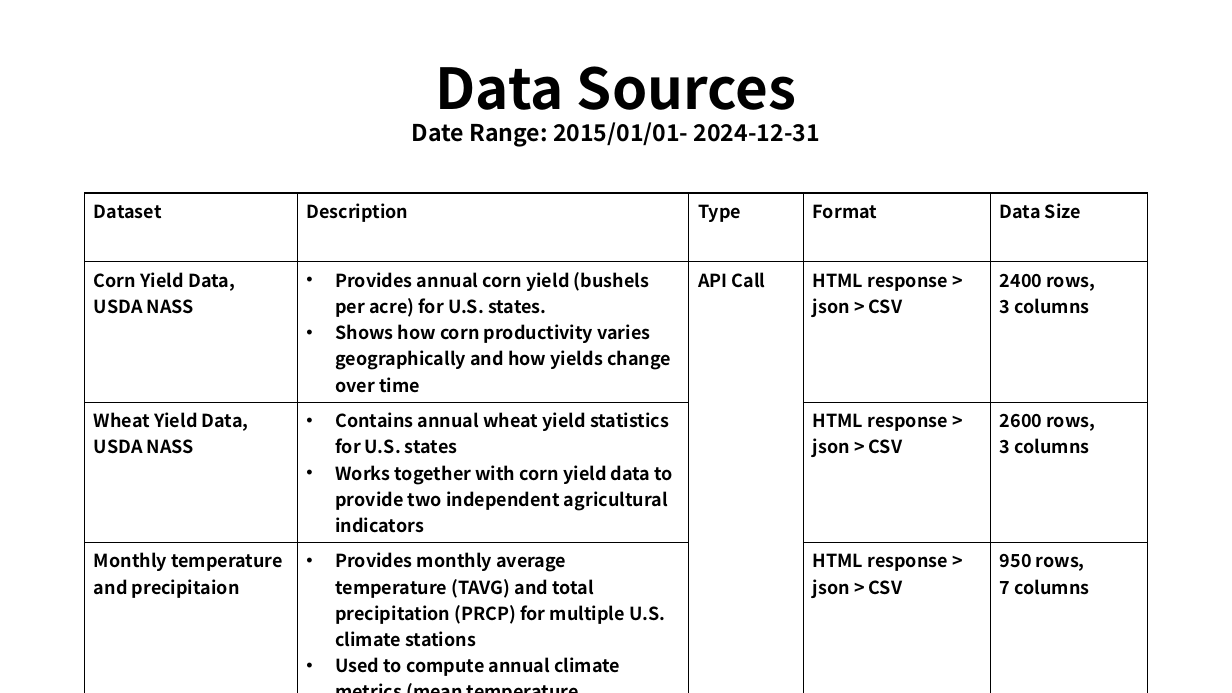
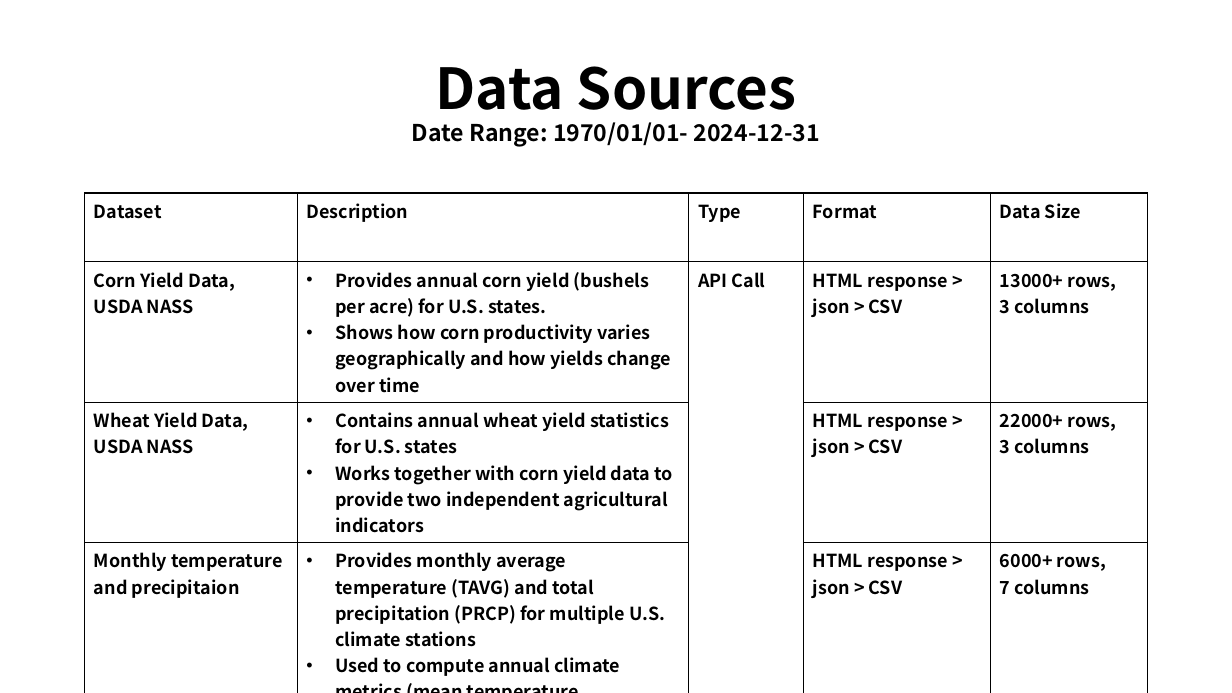
Before and after one commit to yilongxu-usc/dsci510_fall2025_final_project, a slide deck: slide 3 of doc/yilong_xu_presentation.pptx. Drawn at 1232x693 pixels with LibreOffice and Linux fonts; fonts in the diff are those of the drawing. Boxes give left, top, right and bottom in pixels: in the first picture for what was removed or moved away, otherwise in the second. Text is boxed around its words. In the diff, an @@ line names an element or a change of style, - is before the commit and + after.

```diff
--- a/doc/yilong_xu_presentation.pptx
+++ b/doc/yilong_xu_presentation.pptx
@@ title at box(412, 66, 820, 147): text changed @@
-Data Sources
-Date Range: 2015/01/01- 2024-12-31
+Data Sources
+Date Range: 1970/01/01- 2024-12-31
@@ table at box(85, 193, 1149, 680) @@
-row 2, column 5: 2400 rows, / 3 columns
+row 2, column 5: 13000+ rows, / 3 columns
-row 3, column 5: 2600 rows, / 3 columns
+row 3, column 5: 22000+ rows, / 3 columns
-row 4, column 5: 950 rows, / 7 columns
+row 4, column 5: 6000+ rows, / 7 columns
```
Also in this commit, not shown: 9 other slides changed, 2 other files.
